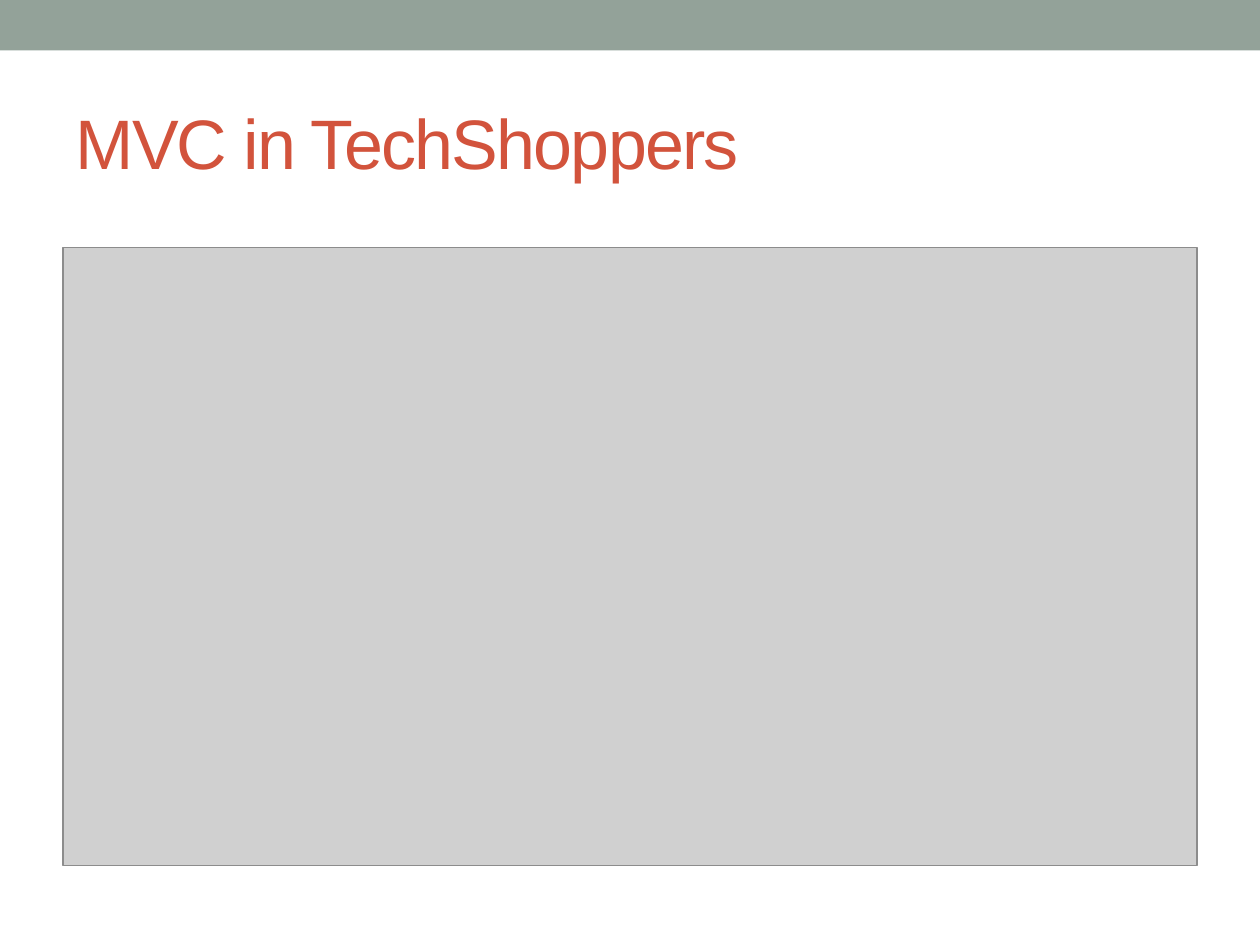
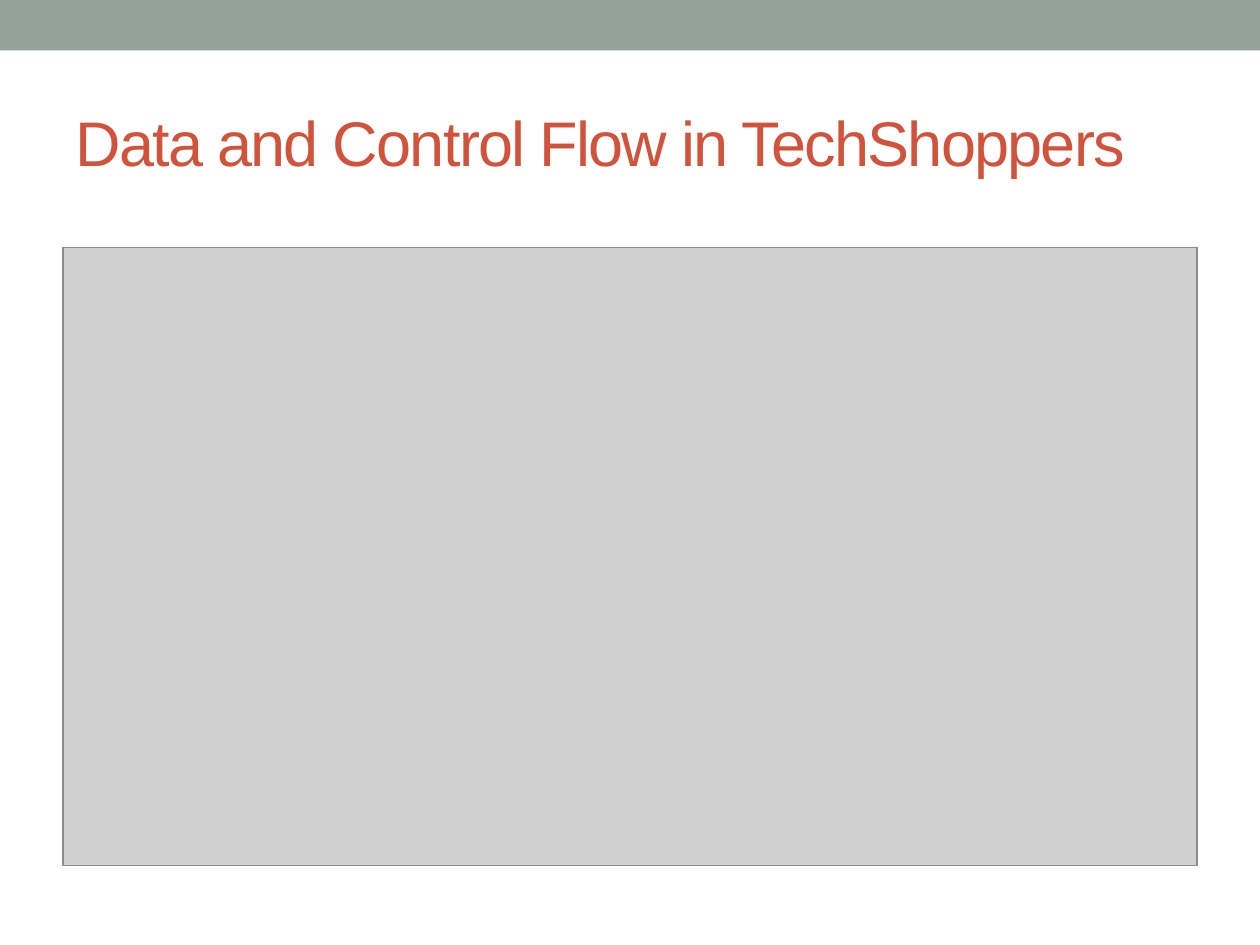
Before and after one commit to sheikhDipta003/CSE408-BUET-Software-Development, a slide deck: slide 3 of system-design/TechShoppers - System Architecture.pptx (slide 4 before the commit). Drawn at 1260x945 pixels with LibreOffice and Linux fonts; fonts in the diff are those of the drawing; grey boxes stand for pictures. Boxes give left, top, right and bottom in pixels: in the first picture for what was removed or moved away, otherwise in the second. Text is boxed around its words. In the diff, an @@ line names an element or a change of style, - is before the commit and + after.

```diff
--- a/system-design/TechShoppers - System Architecture.pptx
+++ b/system-design/TechShoppers - System Architecture.pptx
@@ title at <box>76,120,1124,178</box>: text changed; size 40 to 36 pt @@
-MVC in TechShoppers
+Data and Control Flow in TechShoppers
```
Also in this commit, not shown: 1 other slide changed, 1 slide removed.
